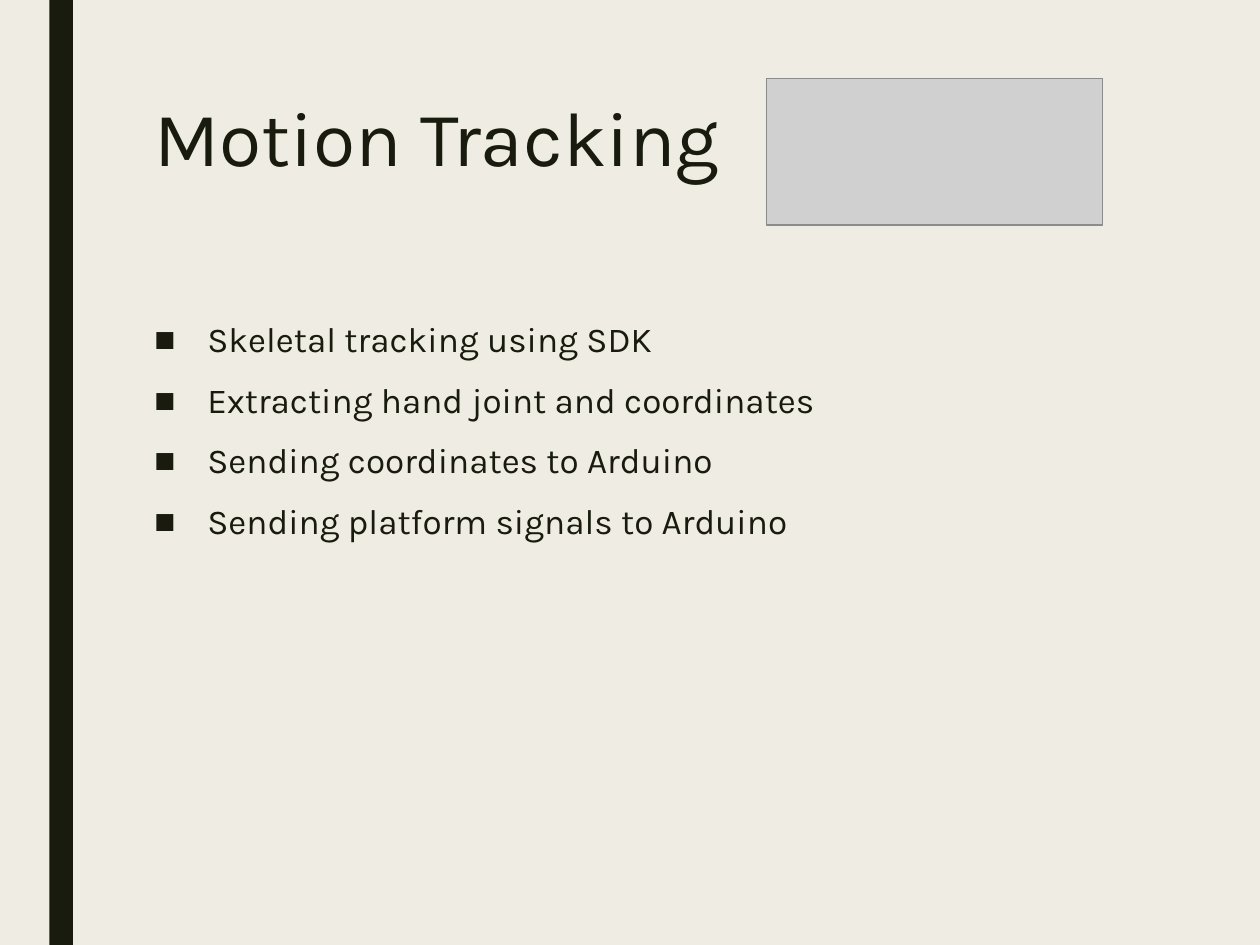
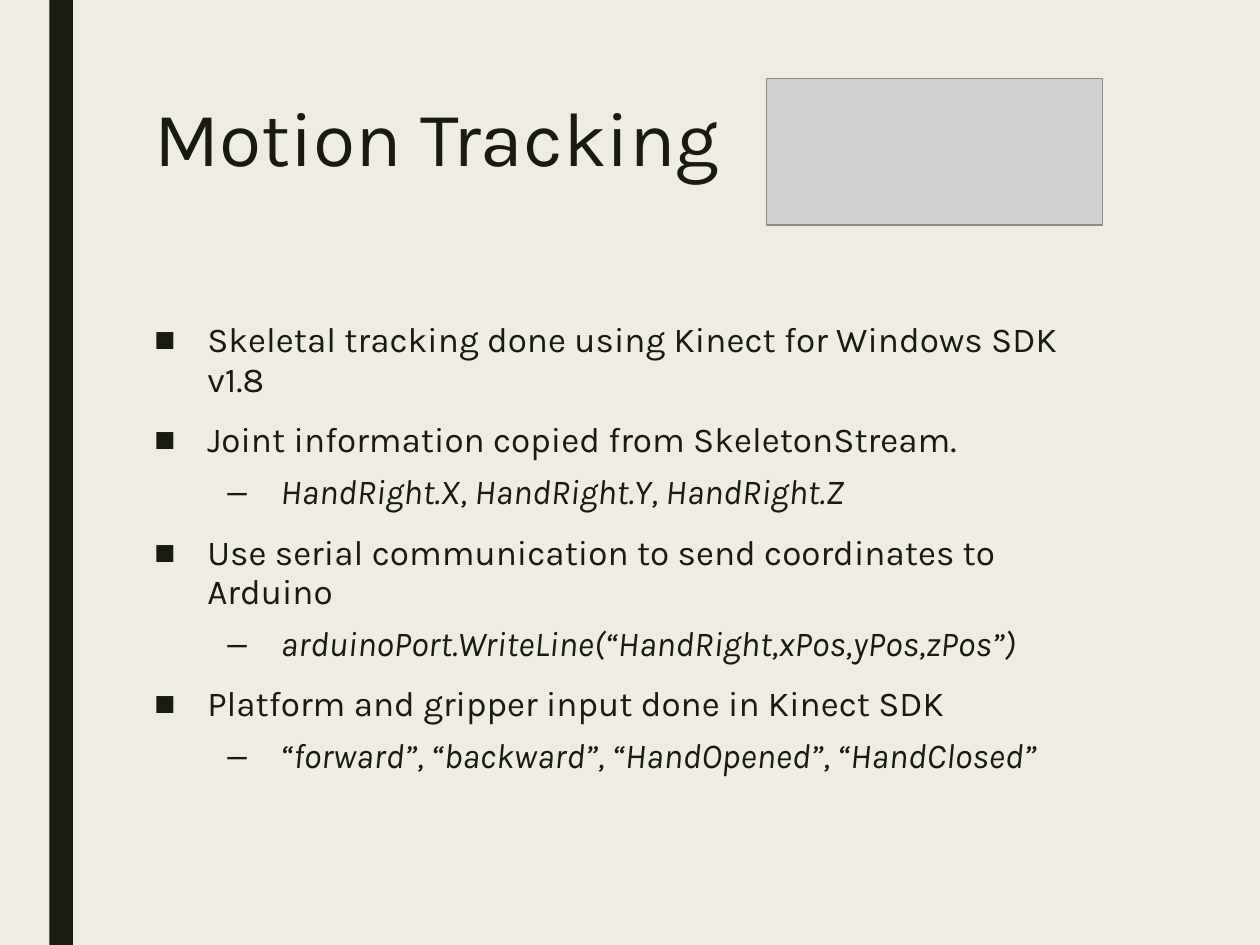
Before and after one commit to StormWulf/Mobile-Motion-Tracking-Robot-Arm, a slide deck: slide 11 of Documents/Presentation/Presentation_MobileMotionTrackingRobotArm.pptx. Drawn at 1260x945 pixels with LibreOffice and Linux fonts; fonts in the diff are those of the drawing; grey boxes stand for pictures. Boxes give left, top, right and bottom in pixels: in the first picture for what was removed or moved away, otherwise in the second. Text is boxed around its words. In the diff, an @@ line names an element or a change of style, - is before the commit and + after.

Commit message:
Presentation updates

```diff
--- a/Documents/Presentation/Presentation_MobileMotionTrackingRobotArm.pptx
+++ b/Documents/Presentation/Presentation_MobileMotionTrackingRobotArm.pptx
@@ text at (207,328,1057,777): text changed @@
-■ Skeletal tracking using SDK
-■ Extracting hand joint and coordinates
-■ Sending coordinates to Arduino
-■ Sending platform signals to Arduino
+■ Skeletal tracking done using Kinect for Windows SDK v1.8
+■ Joint information copied from SkeletonStream.
+  – HandRight.X, HandRight.Y, HandRight.Z
+■ Use serial communication to send coordinates to Arduino
+  – arduinoPort.WriteLine(“HandRight,xPos,yPos,zPos”)
+■ Platform and gripper input done in Kinect SDK
+  – “forward”, “backward”, “HandOpened”, “HandClosed”
```
Also in this commit, not shown: 7 other slides changed, 1 slide added, 1 slide removed.
